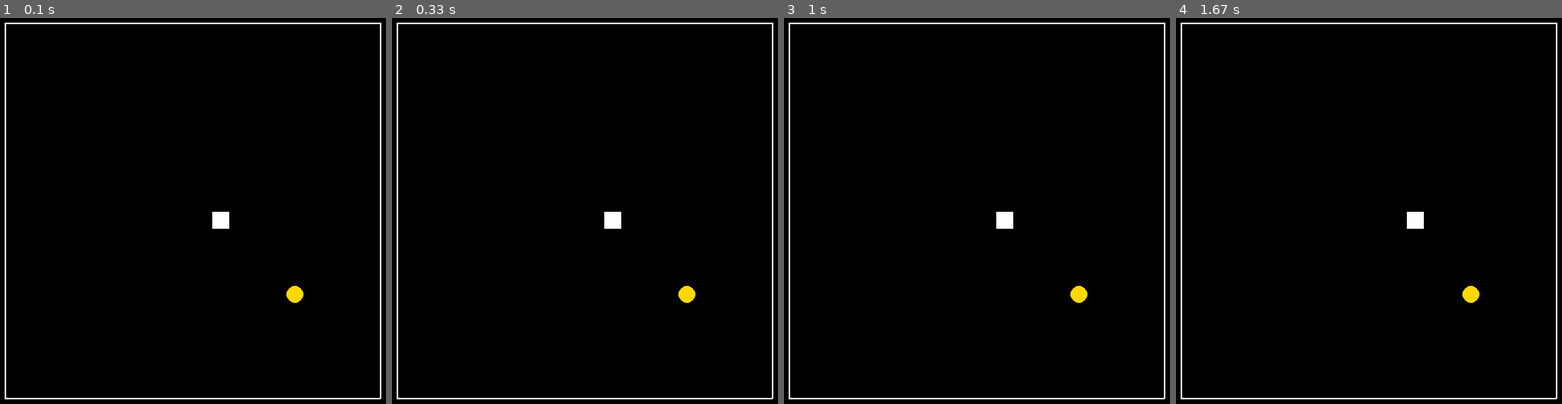
Above: before the commit, frames 1-4 (left to right).
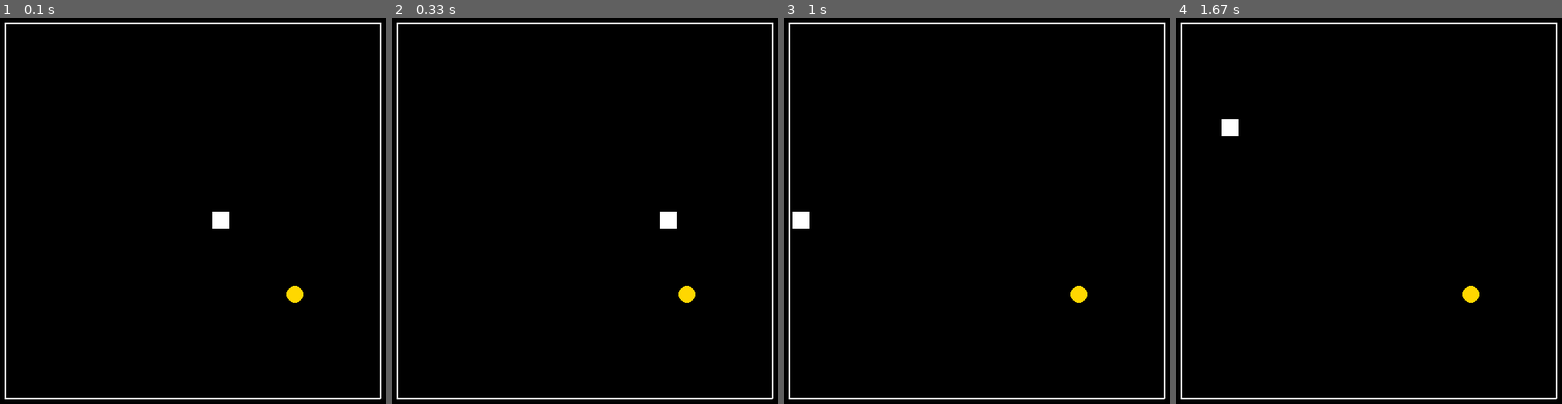
Above: after the commit, the same moments.

Repository: chees-e/PygameMisc
Game: pygame game, started from snake/snake.py
Same seed, same stepped clock (60 frames per second), same inputs: the game is played once before the commit and once after it.
Inputs:
- Up to frame 1 (0.1 s): no input
- Up to frame 2 (0.33 s): no input
- Up to frame 3 (1 s): tap Enter at 0.33 s; hold Right from 0.67 s (still down)
- Up to frame 4 (1.67 s): release Right at 1.13 s; hold Up 1.17-1.63 s

Frame 1 is identical in both runs. In frame 2, 0.4% of the frame differs, in the area x 55-74%, y 50-55%; in frame 3, 0.4%; in frame 4, 0.4%.

Commit message:
Add files via upload

Diff:
--- a/snake/snake.py
+++ b/snake/snake.py
@@ -42,12 +42,8 @@
         [width_offset-1, G.height - height_offset-1],
     ]
 
-    print(corners)
-
     for i in range(-1, 3):
         pg.draw.line(screen, G.border_colour, corners[i], corners[i + 1], G.border_thickness)
-
-    pg.display.flip()
 
 
 class Food:
@@ -60,7 +56,6 @@
 
     def draw(self):
         pg.draw.circle(self.screen, G.food_colour, (self.x, self.y), G.food_width // 2)
-        pg.display.flip()
 
     def clear(self, screen):
         screen.fill(G.bg_colour)
@@ -140,8 +135,6 @@
             newy = self.y
 
         if self.direction == "R":
-            print(self.x, self.Llimit)
-
             if self.x + G.spacing > self.Llimit:
                 newx = self.Rlimit
             else:
@@ -189,18 +182,21 @@
 
         self.draw()
 
-
     def l(self):
-        pass
+        if not self.direction == "R":
+            self.direction = "L"
 
     def r(self):
-        pass
+        if not self.direction == "L":
+            self.direction = "R"
 
     def u(self):
-        pass
+        if not self.direction == "D":
+            self.direction = "U"
 
     def d(self):
-        pass
+        if not self.direction == "U":
+            self.direction = "D"
 
 
 class Game:
@@ -210,12 +206,6 @@
 
     def exit_game(self):
         print("GG")
-
-    def check_end(self):
-        for event in pg.event.get():
-            if event.type == pg.QUIT:
-                return True
-        return False
 
     def run(self):
         clock = pg.time.Clock()
@@ -232,13 +222,26 @@
         s = Snake(init_x, init_y, self.screen)
 
         while True:
-            if self.check_end():
+            for event in pg.event.get():
+                if event.type == pg.QUIT:
+                    self.exit_game()
+                    return
+                elif event.type == pg.KEYDOWN:
+                    if event.key == pg.K_RIGHT:
+                        s.r()
+                    elif event.key == pg.K_LEFT:
+                        s.l()
+                    elif event.key == pg.K_UP:
+                        s.u()
+                    elif event.key == pg.K_DOWN:
+                        s.d()
+            s.move()
+
+            if not s.alive:
                 self.exit_game()
                 return
 
-            s.move()
-
-            time.sleep(1)
+            time.sleep(0.1)
 
             clock.tick(G.tick_rate)
 
@@ -246,10 +249,11 @@
 def main():
     pg.init()
 
-    pg.display.set_caption("snek")
+    pg.display.set_caption("lore accurate Python 3")
     screen = pg.display.set_mode(G.size)
     screen.fill(G.bg_colour)
     drawBorder(screen)
+    pg.display.flip()
 
     game = Game(screen)
     game.run()
